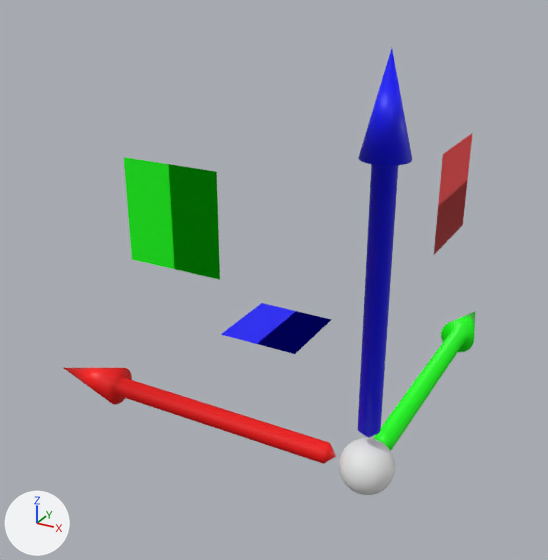
A saved change to the FBX model Resources/Engine/Models/gizmo-translation.fbx.
Rendered twice from a camera (50 mm lens) standing at (98.0, -263.0, 212.0) and looking at (-82.0, 63.0, 49.0). The lights are fixed; the arrows at lower left show +X, +Y and +Z.

In view in the first picture: 'ArrowX', 'ArrowY', 'ArrowZ', 'Center', 'PlaneX', 'PlaneY', 'PlaneZ'.
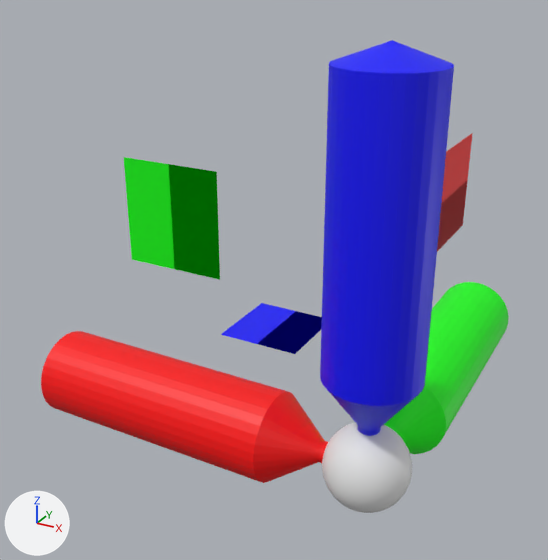
Pixel boxes [x1, y1, x2, y2] of what changed, in the pictures (548 x 560 px):
'ArrowZSelection', added (blue): after [320, 40, 454, 431]
'ArrowXSelection', added (red): after [41, 331, 325, 483]
'ArrowYSelection', added (green): after [384, 282, 509, 454]
'CenterSelection', added: after [322, 422, 412, 513]
'ArrowZ', unchanged, covered by the edit: before [358, 49, 412, 438]; after [358, 426, 381, 436]
'ArrowX', unchanged, covered by the edit: before [64, 368, 336, 464]; after [317, 441, 328, 463]
'ArrowY', unchanged, covered by the edit: before [373, 311, 476, 451]
'Center', unchanged, covered by the edit: before [339, 438, 395, 495]

Edits to the bpy script that builds the scene:
```text
Add me_arrowzselection:
    me_arrowzselection.from_pydata(...)  # 66 vertices, 96 faces; spans x -22.0..22.0, y -22.0..22.0, z 15.0..182.0
    me_arrowzselection.materials.append(mat_blue)  # blue #0000ff
Add me_arrowxselection:
    me_arrowxselection.from_pydata(...)  # 66 vertices, 96 faces; spans x -182.0..-15.0, y -22.0..22.0, z -22.0..22.0
    me_arrowxselection.materials.append(mat_red)  # red #ff0000
Add me_centerselection:
    me_centerselection.from_pydata(...)  # a UV sphere (32 segments, 16 rings, poles along z) spanning x -20.0..20.0, y -20.0..20.0, z -20.0..20.0
Add me_arrowyselection:
    me_arrowyselection.from_pydata(...)  # 66 vertices, 96 faces; spans x -22.0..22.0, y 15.0..182.0, z -22.0..22.0
    me_arrowyselection.materials.append(mat_green)  # green #00ff00
Add ob_arrowzselection:
    ob_arrowzselection = bpy.data.objects.new('ArrowZSelection', me_arrowzselection)
    ob_arrowzselection.location = (0.0, 0.0, 0.0)
Add ob_arrowxselection:
    ob_arrowxselection = bpy.data.objects.new('ArrowXSelection', me_arrowxselection)
    ob_arrowxselection.location = (0.0, 0.0, 0.0)
Add ob_centerselection:
    ob_centerselection = bpy.data.objects.new('CenterSelection', me_centerselection)
    ob_centerselection.location = (0.0, 0.0, 0.0)
Add ob_arrowyselection:
    ob_arrowyselection = bpy.data.objects.new('ArrowYSelection', me_arrowyselection)
    ob_arrowyselection.location = (0.0, 0.0, 0.0)
```
